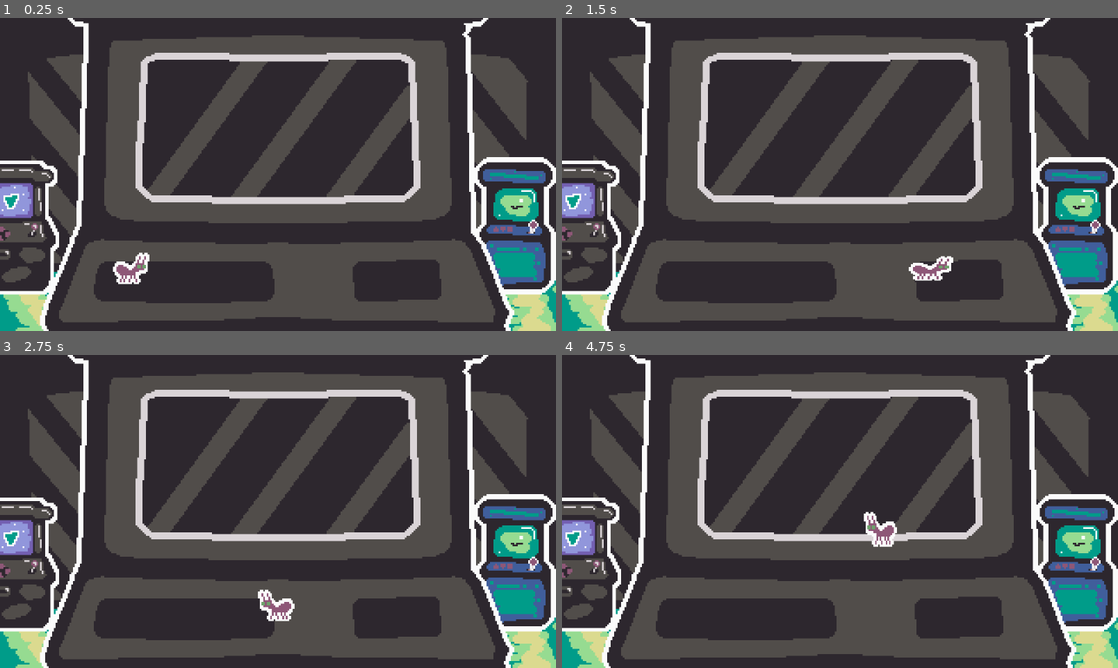
Above: before the commit, frames 1-4 (two rows, left to right).
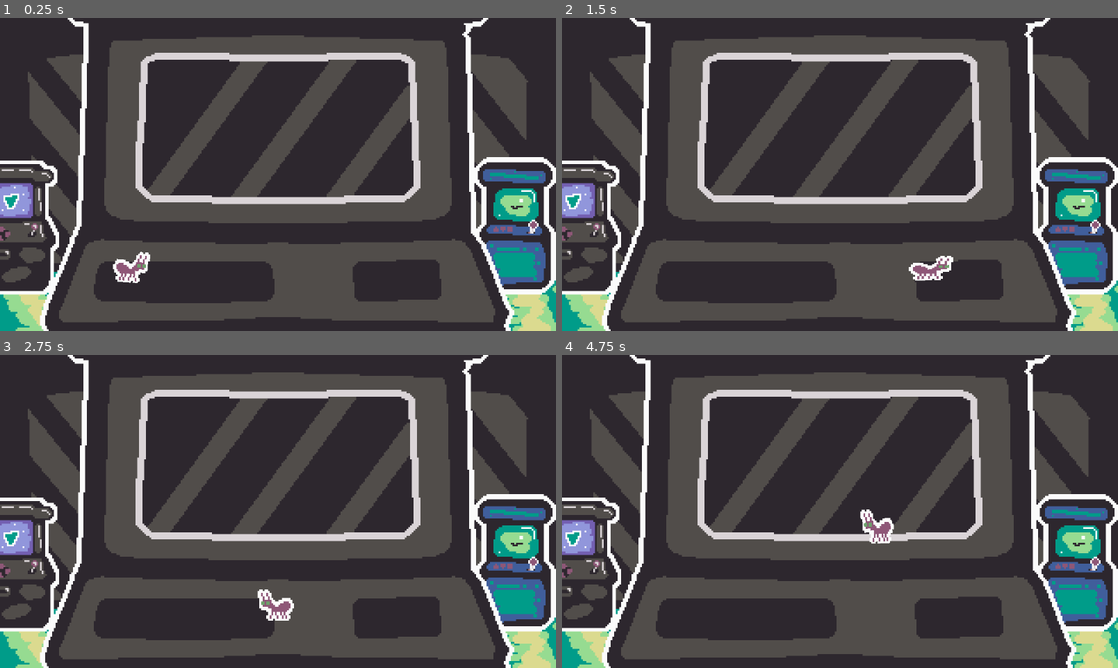
Above: after the commit, the same moments.

Repository: Renan-G-projec/LittleJameGam
Game: Godot game, scene res://scenes/main.tscn
Same seed, same stepped clock (60 frames per second), same inputs: the game is played once before the commit and once after it.
Inputs:
- Up to frame 1 (0.25 s): no input
- Up to frame 2 (1.5 s): hold Right (ant_move_right) from 0.53 s (still down); tap Shift (ant_dash) at 0.6, 1.35 s; tap Space (ant_jump) at 0.77 s
- Up to frame 3 (2.75 s): tap Space (ant_jump) at 1.52 s; release Right (ant_move_right) at 2.03 s; hold A (ant_move_left) from 2.03 s (still down); tap Shift (ant_dash) at 2.1 s
- Up to frame 4 (4.75 s): release A (ant_move_left) at 2.78 s; hold Right (ant_move_right) 2.78-4.28 s; tap Shift (ant_dash) at 2.85, 3.6, 4.35 s; tap Space (ant_jump) at 3.02, 3.77, 4.52 s; hold A (ant_move_left) from 4.28 s (still down)

The runs differ from the first frame. In frame 1, 0.2% of the frame differs, in the area x 20-27%, y 74-86%; in frame 2, less than 0.1%; in frame 3, 0.1%; in frame 4, 0.4%, in the area x 53-61%, y 49-62%.

Commit message:
Add movement-based player sway
Rotate the player while moving and smoothly return to neutral when idle AKA cute walking animation.

Diff:
--- a/scripts/player.gd
+++ b/scripts/player.gd
@@ -11,6 +11,8 @@
 @onready var _feel_component: FeelComponent = $FeelComponent
 @onready var _jump_input_buffer_timer: Timer = $JumpInputBufferTimer
 
+var animation_time: float = 0.0
+
 var _jump_input_buffer: bool = false
 var _can_dash: bool = false
 
@@ -20,6 +22,13 @@
 	_update_velocity(delta)
 
 	move_and_slide()
+
+	if velocity.length() > 0.99:
+		animation_time += delta * 10.0
+		rotation = sin(animation_time) * 0.2
+	else:
+		rotation = lerp_angle(rotation, 0.0, 0.1)
+		animation_time = 0.0
 
 func _update_velocity(delta: float) -> void:
 	if !is_on_floor():
